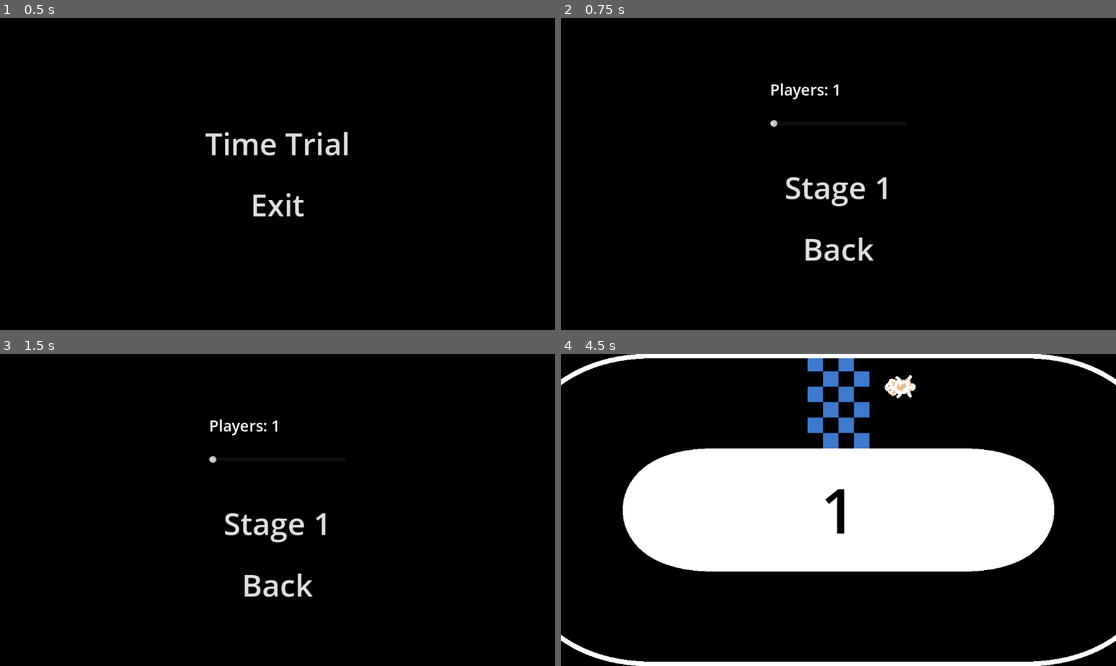
Above: before the commit, frames 1-4 (two rows, left to right).
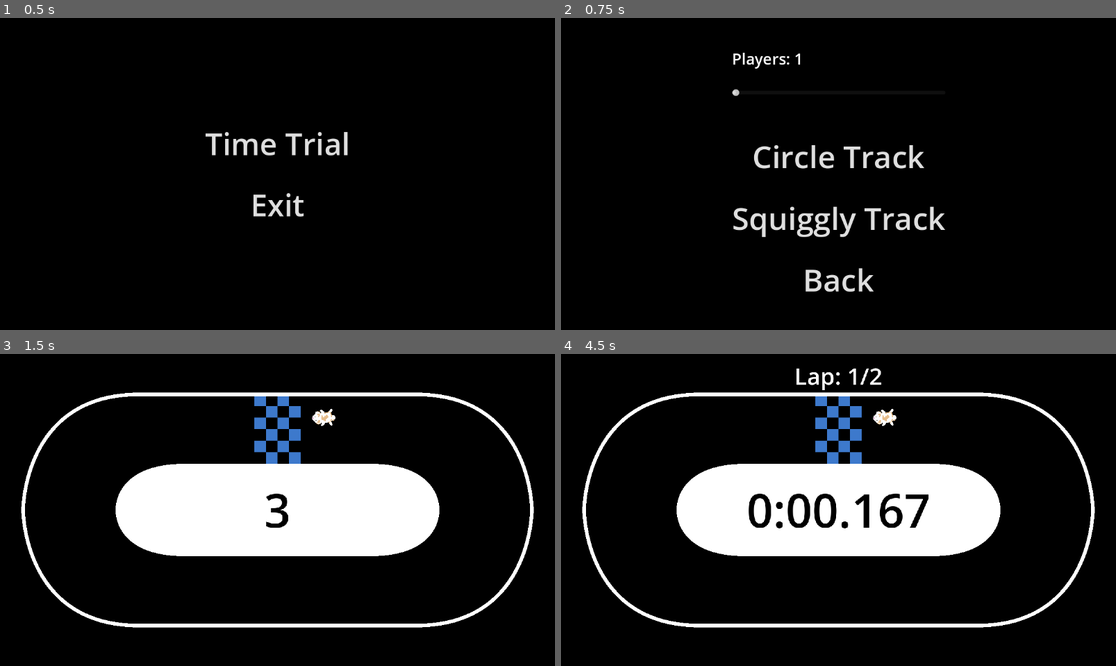
Above: after the commit, the same moments.

Repository: ChrisCee2/20gc4indy500
Game: Godot game, scene res://main_menu.tscn
The game is run twice, just before and just after one commit, with the same random seed, the same clock (stepped at 60 frames per second) and the same inputs. Sound files missing from this copy of the repository are replaced by a short silence.
Inputs (mouse positions are in pixels of both pictures, inside the frame that each line leads up to):
- Up to frame 1 (0.5 s): no input
- Up to frame 2 (0.75 s): click "Time Trial" at 0.5 s
- Up to frame 3 (1.5 s): click (277, 491) at 1.25 s, where only the run after the commit has a clickable "Circle Track"
- Up to frame 4 (4.5 s): click (838, 522) at 2 s, where only the run before the commit has a clickable "Stage 1"; tap Enter at 2.75 s; move the mouse to (960, 494) at 2.77 s; hold D (right) 2.78-3.53 s; move the mouse to (727, 525) at 3.52 s; hold S (down) 3.53-4.28 s; move the mouse to (894, 441) at 4.27 s; hold D (right) from 4.28 s (still down)

Frame 1 is identical in both runs. In frame 2, 3.9% of the frame differs, in the area x 30-70%, y 11-88%; in frame 3, 21%; in frame 4, 22%, in the area x 0-100%, y 0-100%.

Commit message:
GC4-9: Add track 2 and make it easier to add tracks

Diff:
--- a/stage_menu.gd
+++ b/stage_menu.gd
@@ -1,7 +1,8 @@
 class_name StageMenu extends Control
 
 
-@onready var stage_one_button: Button = $GridContainer/StageOneButton
+@onready var track_one_button: Button = $GridContainer/TrackOneButton
+@onready var track_two_button: Button = $GridContainer/TrackTwoButton
 @onready var back_button: Button = $GridContainer/BackButton
 @onready var player_count_slider: Slider = $GridContainer/HSlider
 @onready var player_label: Label = $GridContainer/PlayerLabel
@@ -11,8 +12,27 @@
 
 
 func _ready() -> void:
-	stage_one_button.pressed.connect(start_game)
-	stage_one_button.mouse_entered.connect(_on_enter)
+	track_one_button.pressed.connect(start_stage.bind(
+		{
+			"players": player_count_slider.value,
+			"camera_zoom": 0.75,
+			"timer_position": Vector2.ZERO,
+			"header_position": Vector2(0, -372.0),
+			"track_name": "track_1"
+		}
+	))
+	track_one_button.mouse_entered.connect(_on_enter)
+
+	track_two_button.pressed.connect(start_stage.bind(
+		{
+			"players": player_count_slider.value,
+			"camera_zoom": 0.6,
+			"timer_position": Vector2(128, 30),
+			"header_position": Vector2(0, 450.0),
+			"track_name": "track_2"
+		}
+	))
+	track_two_button.mouse_entered.connect(_on_enter)
 
 	back_button.pressed.connect(back_to_main_menu)
 	back_button.mouse_entered.connect(_on_enter)
@@ -20,8 +40,13 @@
 	player_label.text = "Players: %d" % player_count_slider.value
 
 
-func start_game() -> void:
-	SceneHelper.replace_scene(self, "res://stages/stage_1.tscn", {"players": player_count_slider.value})
+func start_stage(args: Dictionary) -> void:
+	SceneHelper.replace_scene(self, "res://stages/stage.tscn", args)
+
+var players: int = 1
+var camera_zoom: float = 1
+var timer_position: Vector2 = Vector2.ZERO
+var header_position: Vector2 = Vector2.ZERO
 
 
 func back_to_main_menu() -> void:
--- a/stage_menu.tscn
+++ b/stage_menu.tscn
@@ -64,7 +64,7 @@
 layout_mode = 2
 columns = 2
 
-[node name="StageOneButton" type="Button" parent="GridContainer"]
+[node name="TrackOneButton" type="Button" parent="GridContainer"]
 texture_filter = 1
 layout_mode = 2
 size_flags_horizontal = 6
@@ -81,7 +81,26 @@
 theme_override_styles/pressed = SubResource("StyleBoxEmpty_p3jrs")
 theme_override_styles/normal_mirrored = SubResource("StyleBoxEmpty_p3jrs")
 theme_override_styles/normal = SubResource("StyleBoxEmpty_p3jrs")
-text = "Stage 1"
+text = "Circle Track"
+
+[node name="TrackTwoButton" type="Button" parent="GridContainer"]
+texture_filter = 1
+layout_mode = 2
+size_flags_horizontal = 6
+size_flags_vertical = 4
+theme_override_font_sizes/font_size = 64
+theme_override_styles/focus = SubResource("StyleBoxEmpty_p3jrs")
+theme_override_styles/disabled_mirrored = SubResource("StyleBoxEmpty_p3jrs")
+theme_override_styles/disabled = SubResource("StyleBoxEmpty_p3jrs")
+theme_override_styles/hover_pressed_mirrored = SubResource("StyleBoxEmpty_p3jrs")
+theme_override_styles/hover_pressed = SubResource("StyleBoxEmpty_p3jrs")
+theme_override_styles/hover_mirrored = SubResource("StyleBoxEmpty_at0u2")
+theme_override_styles/hover = SubResource("StyleBoxEmpty_p3jrs")
+theme_override_styles/pressed_mirrored = SubResource("StyleBoxEmpty_p3jrs")
+theme_override_styles/pressed = SubResource("StyleBoxEmpty_p3jrs")
+theme_override_styles/normal_mirrored = SubResource("StyleBoxEmpty_p3jrs")
+theme_override_styles/normal = SubResource("StyleBoxEmpty_p3jrs")
+text = "Squiggly Track"
 
 [node name="BackButton" type="Button" parent="GridContainer"]
 texture_filter = 1
--- a/stages/stage.gd
+++ b/stages/stage.gd
@@ -2,6 +2,8 @@
 
 
 @onready var camera: Camera2D = $Camera2D
+@onready var time_control: Control = $TimeControl
+@onready var header_control: Control = $HeaderControl
 
 
 @export var game_mode: TimeMode
@@ -9,6 +11,9 @@
 
 var players: int = 1
 var camera_zoom: float = 1
+var timer_position: Vector2 = Vector2.ZERO
+var header_position: Vector2 = Vector2.ZERO
+var track_name: String = "track_1"
 
 
 func _unhandled_key_input(event: InputEvent) -> void:
@@ -21,4 +26,9 @@
 
 func init() -> void:
 	camera.zoom = Vector2.ONE * camera_zoom
+	time_control.global_position = timer_position
+	header_control.global_position = header_position
+	var current_track: Track = load("res://tracks/%s.tscn" % track_name).instantiate()
+	add_child(current_track)
+	game_mode.track = current_track
 	game_mode.init(players)
--- a/stages/stage_1.tscn
+++ b/stages/stage.tscn
@@ -1,33 +1,29 @@
-[gd_scene load_steps=4 format=3 uid="uid://exnt8cbqpt5a"]
+[gd_scene load_steps=3 format=3 uid="uid://exnt8cbqpt5a"]
 
-[ext_resource type="PackedScene" uid="uid://dg08mn46hx5f0" path="res://tracks/track_1.tscn" id="1_p6prp"]
-[ext_resource type="Script" uid="uid://bdndepia500gy" path="res://stages/stage.gd" id="1_yor2l"]
-[ext_resource type="PackedScene" uid="uid://cfe2qi0ae512k" path="res://time_mode.tscn" id="3_40wcd"]
+[ext_resource type="Script" uid="uid://bdndepia500gy" path="res://stages/stage.gd" id="1_qghdb"]
+[ext_resource type="PackedScene" uid="uid://cfe2qi0ae512k" path="res://time_mode.tscn" id="3_ar3c0"]
 
-[node name="Stage1" type="Node2D" node_paths=PackedStringArray("game_mode")]
-script = ExtResource("1_yor2l")
+[node name="Stage" type="Node2D" node_paths=PackedStringArray("game_mode")]
+script = ExtResource("1_qghdb")
 game_mode = NodePath("TimeMode")
 
 [node name="Camera2D" type="Camera2D" parent="."]
 
-[node name="Track1" parent="." instance=ExtResource("1_p6prp")]
-
 [node name="Players" type="Node" parent="."]
 
-[node name="TimeMode" parent="." node_paths=PackedStringArray("players", "track", "start_timer_label", "track_time_label", "end_text_label", "lap_label") instance=ExtResource("3_40wcd")]
+[node name="TimeMode" parent="." node_paths=PackedStringArray("players", "start_timer_label", "track_time_label", "end_text_label", "lap_label") instance=ExtResource("3_ar3c0")]
 players = NodePath("../Players")
-track = NodePath("../Track1")
-start_timer_label = NodePath("../Control/TimeLabel")
-track_time_label = NodePath("../Control/TimeLabel")
-end_text_label = NodePath("../Control2/HeaderLabel")
-lap_label = NodePath("../Control2/HeaderLabel")
+start_timer_label = NodePath("../TimeControl/TimeLabel")
+track_time_label = NodePath("../TimeControl/TimeLabel")
+end_text_label = NodePath("../HeaderControl/HeaderLabel")
+lap_label = NodePath("../HeaderControl/HeaderLabel")
 
-[node name="Control" type="Control" parent="."]
+[node name="TimeControl" type="Control" parent="."]
 texture_filter = 1
 layout_mode = 3
 anchors_preset = 0
 
-[node name="TimeLabel" type="Label" parent="Control"]
+[node name="TimeLabel" type="Label" parent="TimeControl"]
 z_index = 100
 layout_mode = 1
 anchors_preset = 8
@@ -48,7 +44,7 @@
 horizontal_alignment = 1
 vertical_alignment = 1
 
-[node name="Control2" type="Control" parent="."]
+[node name="HeaderControl" type="Control" parent="."]
 texture_filter = 1
 layout_mode = 3
 anchors_preset = 5
@@ -58,7 +54,7 @@
 offset_bottom = -372.0
 grow_horizontal = 2
 
-[node name="HeaderLabel" type="Label" parent="Control2"]
+[node name="HeaderLabel" type="Label" parent="HeaderControl"]
 texture_filter = 1
 layout_mode = 1
 anchors_preset = 8
--- a/tracks/track_2.tscn
+++ b/tracks/track_2.tscn
@@ -8,15 +8,15 @@
 
 [sub_resource type="Curve2D" id="Curve2D_jhe20"]
 _data = {
-"points": PackedVector2Array(-111.272, 147.874, 111.272, -147.874, 144, -151, 0, 0, 320, 0, 421, -304, 0, 0, 0, 0, 704, 0, 320, 0, 0, 0, 384, 320, 79.8876, 8.7846, -79.8876, -8.7846, -384, 320, 2.9282, 49.7794, -2.9282, -49.7794, -537, 253, 164.617, 14.641, -164.617, -14.641, -610, 70, -102.361, 86.4246, 102.361, -86.4246, -602, -255, 0, 0, 0, 0, -266, -290, -96.1837, -97.7499, 96.1837, 97.7499, -58, -149, 0, 0, 0, 0, 144, -151)
+"points": PackedVector2Array(-43.503, 31.3452, 43.503, -31.3452, 535, -473, -101.288, -45.179, 101.288, 45.179, 788, -467, 0, -119.178, 0, 119.178, 842, 13, 258.801, -20.9366, -258.801, 20.9366, 395, 327, 83.4307, -0.0732059, -83.4307, 0.0732059, -389, 344, 18.6502, 221.24, -18.6502, -221.24, -909, 197, 120.199, 51.3774, -120.199, -51.3774, -556, -51, -209.815, 209.21, 209.815, -209.21, -880, -380, 0, 0, 0, 0, -348, -417, -96.1837, -97.7499, 96.1837, 97.7499, -142, -258, -226.76, -15.9441, 226.76, 15.9441, -75, -503, -7.42658, -97.1561, 7.42658, 97.1561, 274, -294, 0, 0, 0, 0, 535, -473)
 }
-point_count = 11
+point_count = 13
 
 [sub_resource type="Curve2D" id="Curve2D_5ywlu"]
 _data = {
-"points": PackedVector2Array(-239.127, 320.222, 239.127, -320.222, 237, -60, 0, 0, 320, 0, 666.592, -368.218, 0, 0, 0, 0, 888.912, -50.022, 320, 0, 0, 0, 574.885, 268.174, 79.8876, 8.7846, -79.8876, -8.7846, -118.476, 223.71, 2.9282, 49.7794, -2.9282, -49.7794, -558.948, 177.856, 164.617, 14.641, -164.617, -14.641, -831.29, -58.359, -140.505, 25.8874, 140.505, -25.8874, -795.163, -380.723, 0, 0, 0, 0, -363.028, -177.856, -210.456, -122.292, 210.456, 122.292, -68.4538, 22.232, 0, 0, 0, 0, 237, -60)
+"points": PackedVector2Array(-89.5265, 89.2223, 89.5265, -89.2223, 386, -90, -95.6, 24.2, 95.6, -24.2, 596, -255, 0, 0, 0, 0, 641, -51, 154.804, -25.6303, -154.804, 25.6303, 442, 132, 79.8876, 8.7846, -79.8876, -8.7846, -147, 153, 10.3662, 72.9199, -10.3662, -72.9199, -522, 180, 138.044, 110.305, -138.044, -110.305, -202, -43, -140.505, 25.8874, 140.505, -25.8874, -625, -312, 0, 0, 0, 0, -218.265, -121, -94.9563, -18.892, 94.9563, 18.892, -4, -21, -46.0606, 124.009, 46.0606, -124.009, 58, -279, 0, 0, 0, 0, 193, -102, -139.15, 83.49, 139.15, -83.49, 386, -90)
 }
-point_count = 11
+point_count = 13
 
 [sub_resource type="RectangleShape2D" id="RectangleShape2D_jhe20"]
 size = Vector2(128, 192)
@@ -44,7 +44,6 @@
 color = Color(0, 0, 0, 1)
 
 [node name="OuterBorder" parent="." node_paths=PackedStringArray("collision_polygon", "path", "line") instance=ExtResource("2_hne8a")]
-position = Vector2(100, 0)
 collision_polygon = NodePath("CollisionPolygon2D")
 path = NodePath("Path2D")
 line = NodePath("Line2D")
@@ -53,14 +52,11 @@
 build_mode = 1
 
 [node name="Path2D" type="Path2D" parent="OuterBorder"]
-position = Vector2(-125.754, -57.7714)
-scale = Vector2(1.17838, 1.17838)
 curve = SubResource("Curve2D_jhe20")
 
 [node name="Line2D" type="Line2D" parent="OuterBorder"]
 
 [node name="InnerBorder" parent="." node_paths=PackedStringArray("collision_polygon", "path", "polygon") instance=ExtResource("2_hne8a")]
-position = Vector2(100, 0)
 collision_polygon = NodePath("CollisionPolygon2D")
 path = NodePath("Path2D")
 polygon = NodePath("Polygon2D")
@@ -70,8 +66,6 @@
 [node name="Polygon2D" type="Polygon2D" parent="InnerBorder"]
 
 [node name="Path2D" type="Path2D" parent="InnerBorder"]
-position = Vector2(-102.735, 0)
-scale = Vector2(0.719683, 0.719683)
 curve = SubResource("Curve2D_5ywlu")
 
 [node name="Spawn" type="Node2D" parent="."]
